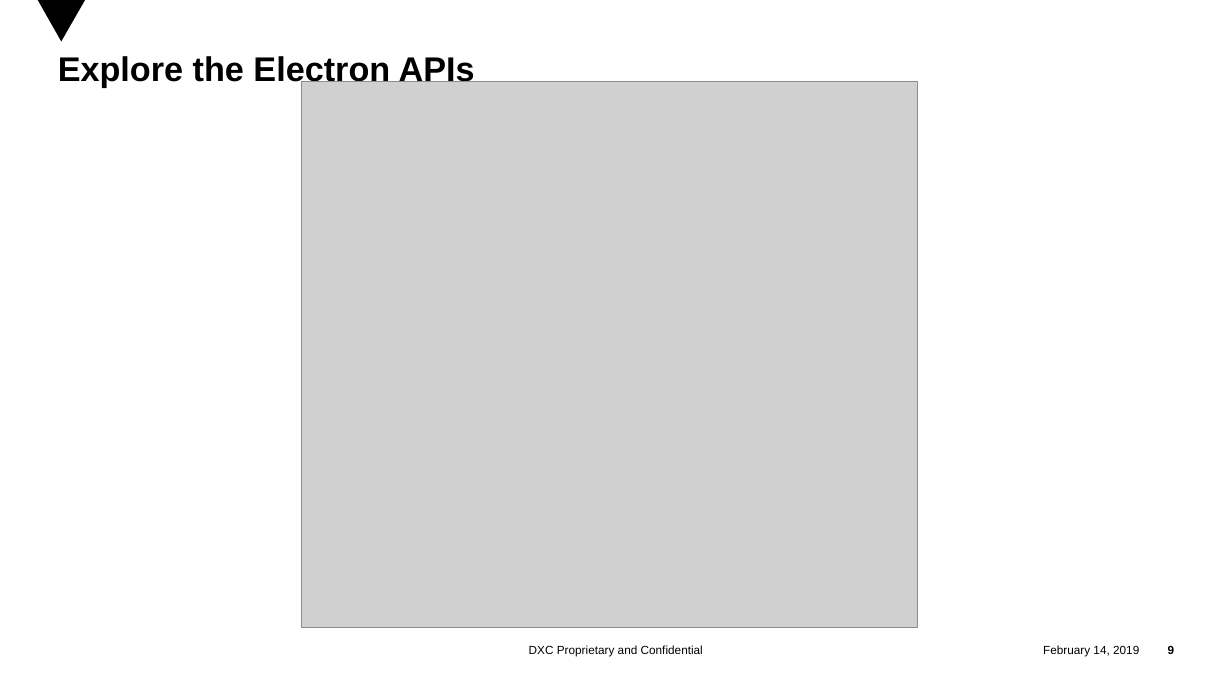
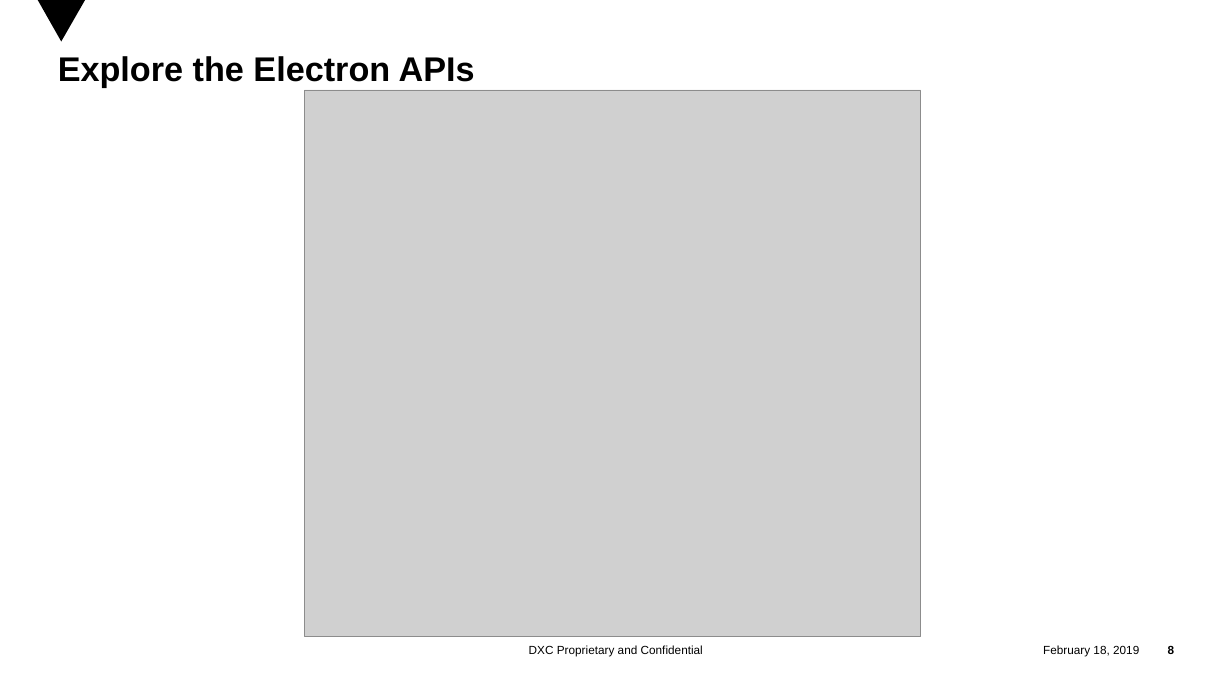
Before and after one commit to trtquan/electron, a slide deck: slide 8 of Electron.pptx (slide 9 before the commit). Drawn at 1232x693 pixels with LibreOffice and Linux fonts; fonts in the diff are those of the drawing; grey boxes stand for pictures; background and template pictures are left out. Boxes give left, top, right and bottom in pixels: in the first picture for what was removed or moved away, otherwise in the second. Text is boxed around its words. In the diff, an @@ line names an element or a change of style, - is before the commit and + after.

```diff
--- a/Electron.pptx
+++ b/Electron.pptx
@@ picture moved from (x1=302, y1=82, x2=918, y2=628) to (x1=305, y1=90, x2=921, y2=637) @@
@@ text at (x1=1043, y1=645, x2=1139, y2=657): text changed @@
-February 14, 2019
+February 18, 2019
```
Also in this commit, not shown: 16 other slides changed, 2 slides added, 2 slides removed.
